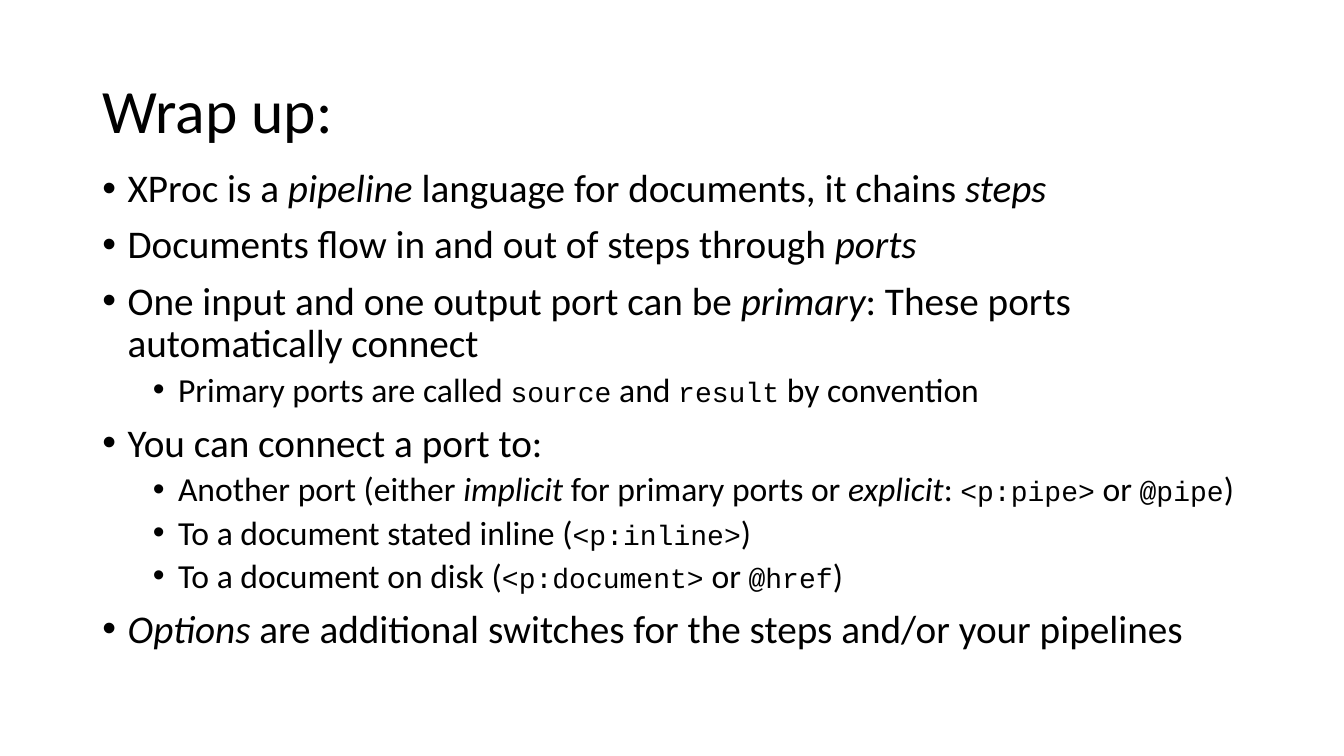
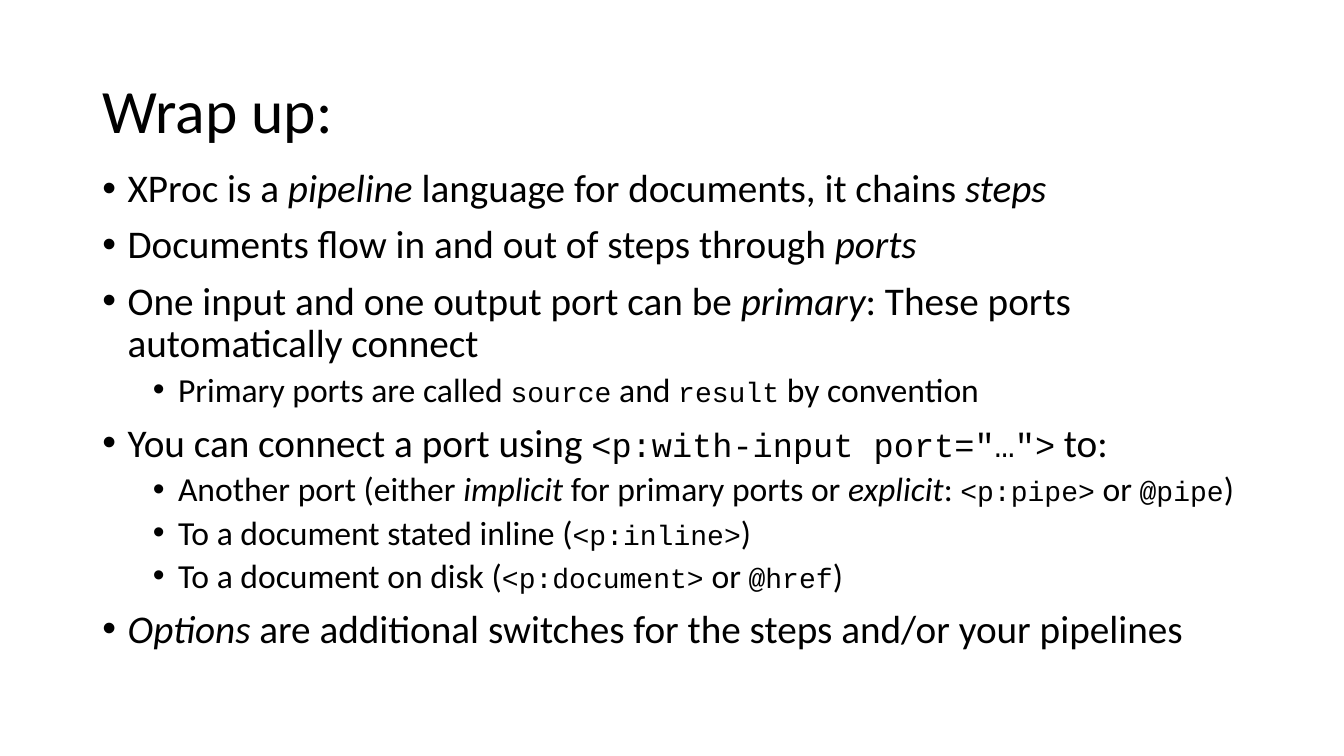
Before and after one commit to xatapult/markupuk-2020, a slide deck: slide 19 of 101-A/presentation/markupuk-2020-101-A.pptx. Drawn at 1344x756 pixels with LibreOffice and Linux fonts; fonts in the diff are those of the drawing; background and template pictures are left out. Boxes give left, top, right and bottom in pixels: in the first picture for what was removed or moved away, otherwise in the second. Text is boxed around its words. In the diff, an @@ line names an element or a change of style, - is before the commit and + after.

Commit message:
One more presentation update for part 1

```diff
--- a/101-A/presentation/markupuk-2020-101-A.pptx
+++ b/101-A/presentation/markupuk-2020-101-A.pptx
@@ text at bbox=[128, 430, 1108, 464]: text changed @@
-• You can connect a port to:
+• You can connect a port using <p:with-input port="…"> to:
```
Also in this commit, not shown: 1 other file.
